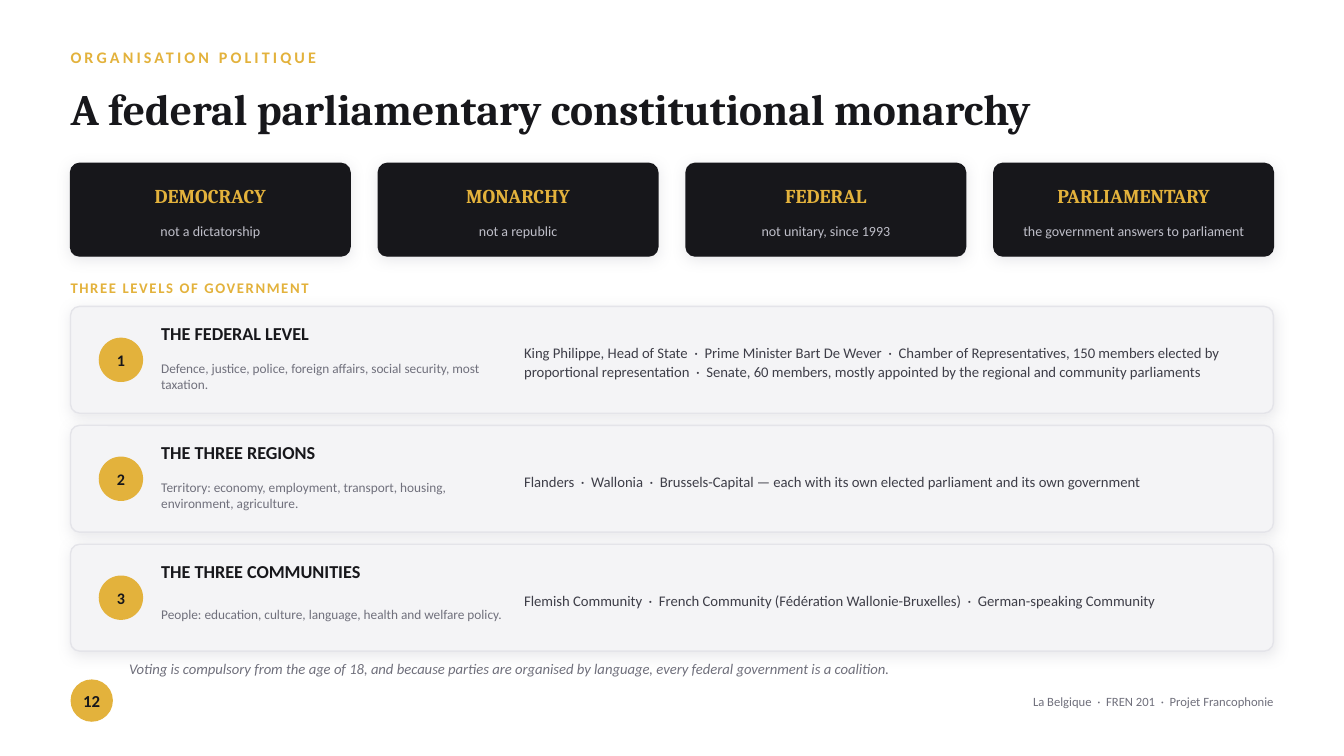
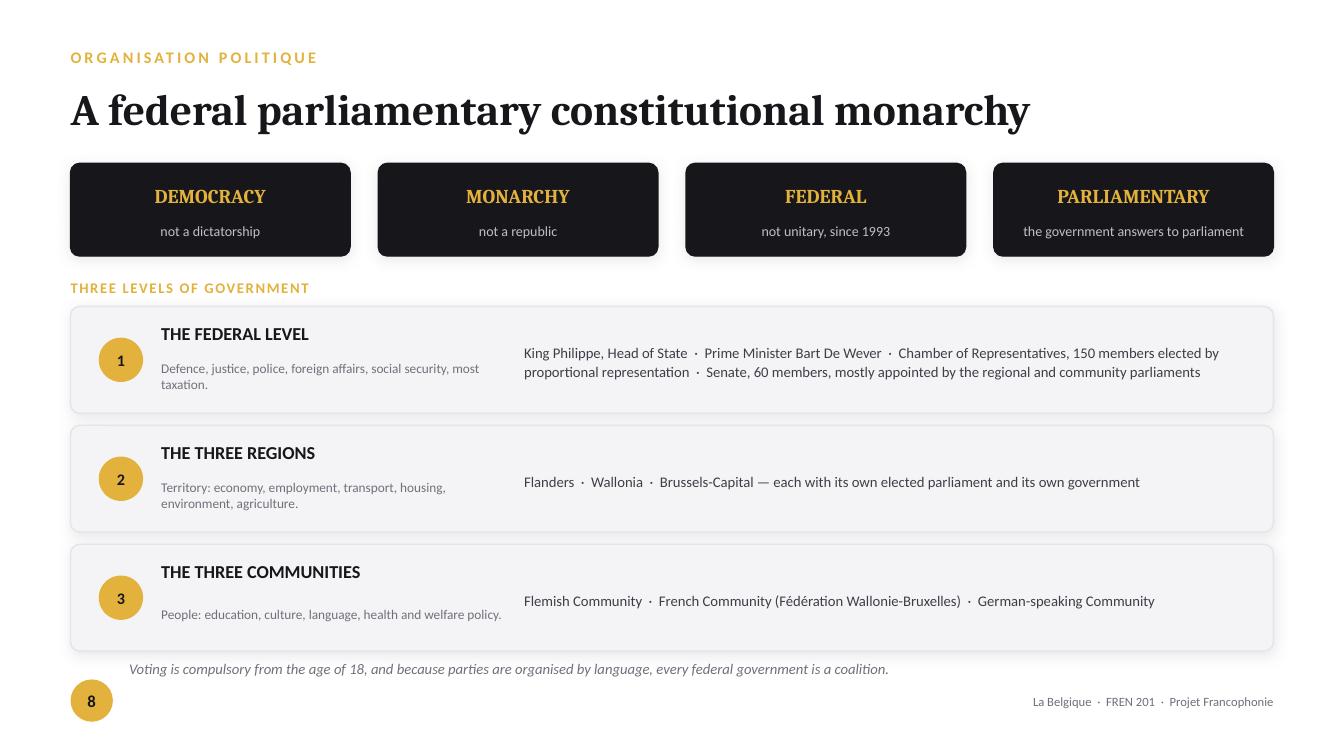
Before and after one commit to zman300z/BOYNT-WORK, a slide deck: slide 8 of fren201-belgium/La_Belgique_FREN201.pptx (slide 12 before the commit). Drawn at 1344x756 pixels with LibreOffice and Linux fonts; fonts in the diff are those of the drawing. Boxes give left, top, right and bottom in pixels: in the first picture for what was removed or moved away, otherwise in the second. Text is boxed around its words. In the diff, an @@ line names an element or a change of style, - is before the commit and + after.

```diff
--- a/fren201-belgium/La_Belgique_FREN201.pptx
+++ b/fren201-belgium/La_Belgique_FREN201.pptx
@@ text at (x1=87, y1=695, x2=95, y2=707): text changed @@
-12
+8
```
Also in this commit, not shown: 13 other slides changed, 1 slide added, 6 slides removed, 4 other files.
